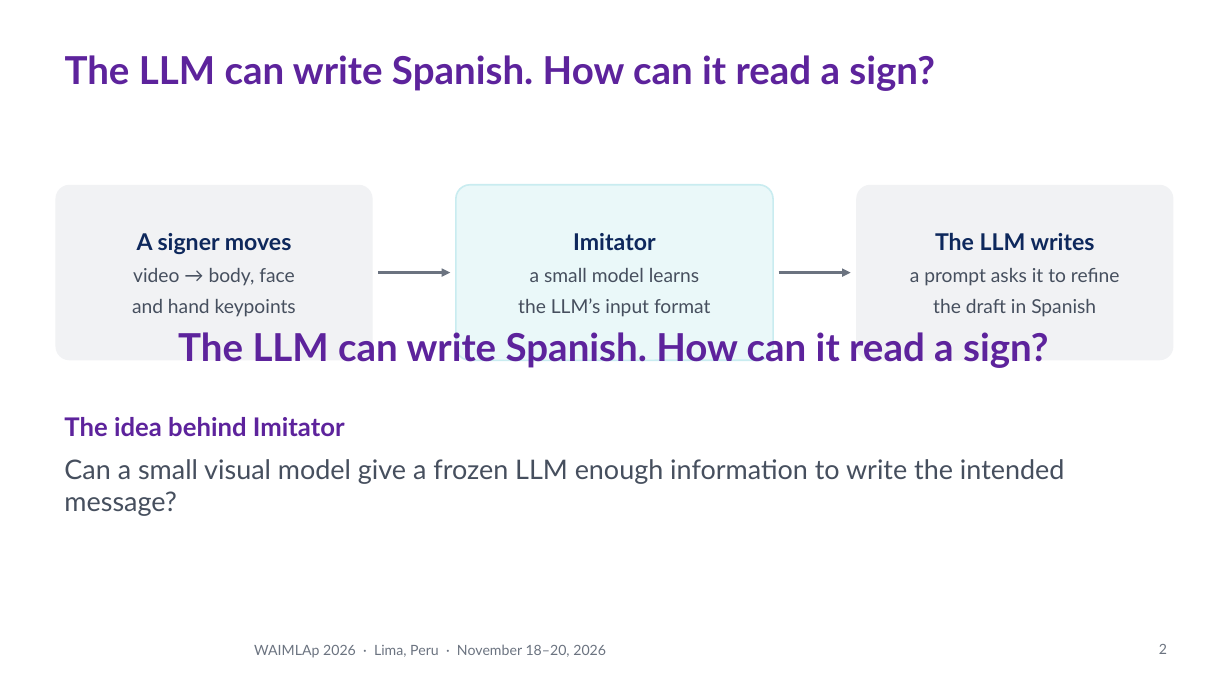
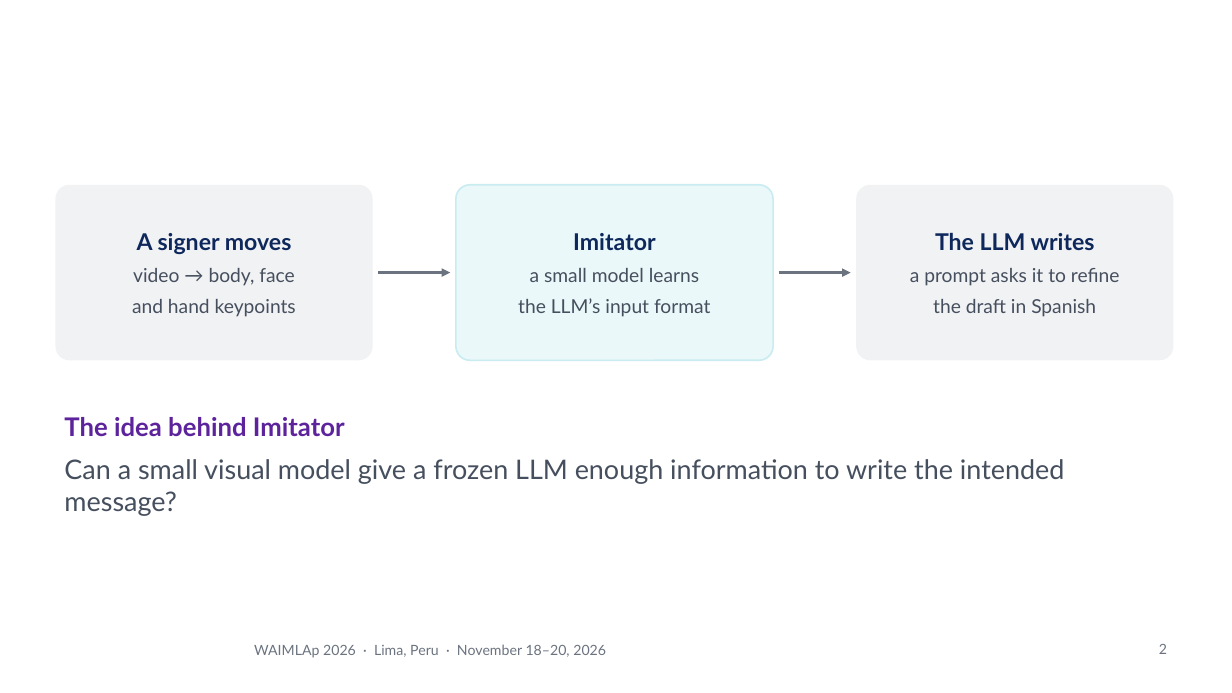
Before and after one commit to Percep3/Imitator, a slide deck: slide 2 of presentation/waimlap2026/imitator_waimlap2026.pptx. Drawn at 1232x693 pixels with LibreOffice and Linux fonts; fonts in the diff are those of the drawing; background and template pictures are left out. Boxes give left, top, right and bottom in pixels: in the first picture for what was removed or moved away, otherwise in the second. Text is boxed around its words. In the diff, an @@ line names an element or a change of style, - is before the commit and + after.

Commit message:
Animate single titles and compare isolated-sign prefixes

```diff
--- a/presentation/waimlap2026/imitator_waimlap2026.pptx
+++ b/presentation/waimlap2026/imitator_waimlap2026.pptx
@@ title removed at box(65, 55, 934, 91) @@
-The LLM can write Spanish. How can it read a sign?
@@ text removed at box(178, 332, 1048, 368) @@
-The LLM can write Spanish. How can it read a sign?
```
Also in this commit, not shown: 2 other slides changed, 1 slide added, 1 slide removed, 4 other files.
